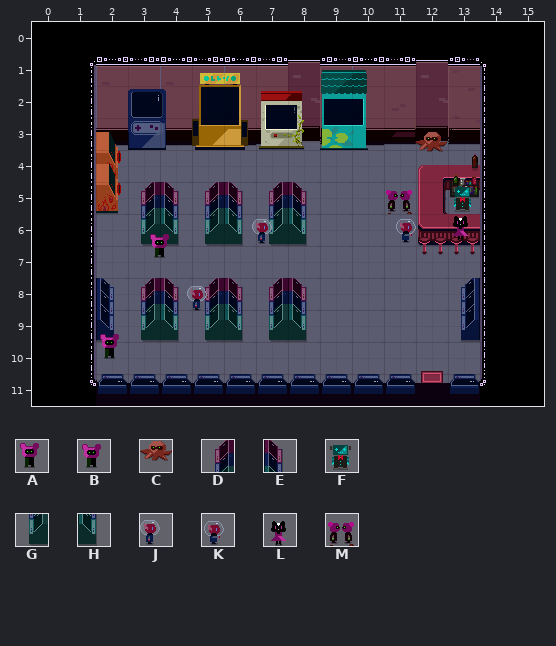
A Tiled map gets an edit: assets/data/gmtk_arcade.tmx. The picture above was drawn from the file before the commit.
Cells are 32x32 px. Shown: x 0..15, y 0..11. Tiles whose own drawing changed are shown in their newer look in all pictures.
Key: from "test": A 116, B 117, C 118, D 124, E 125, F 133, G 140, H 141, J 146, K 149, L 150, M 195.
_ is an empty cell.
Objects are placed by their top-left corner, in cells (3,4 is the top-left corner of cell 3,4); size is 1x1 cell unless given.
Layers that did not change in this view are not listed.
Layer "stuff" before, first column x 0:
 4 ___________
 5 ___DEDEDE__
 6 ___GHGHGH__
 7 ___________
 8 ___DEDEDE__
 9 ___GHGHGH__
10 ___________
11 ___________
Objects on layer "objects" before:
C at 12,3.4
F at 13,5
L at 12.9,5.8
K at 11.3,5.9
J at 6.9,6
B at 3.6,6.5
J at 4.8,8.1
A at 2,9.7
The same view after the edit:
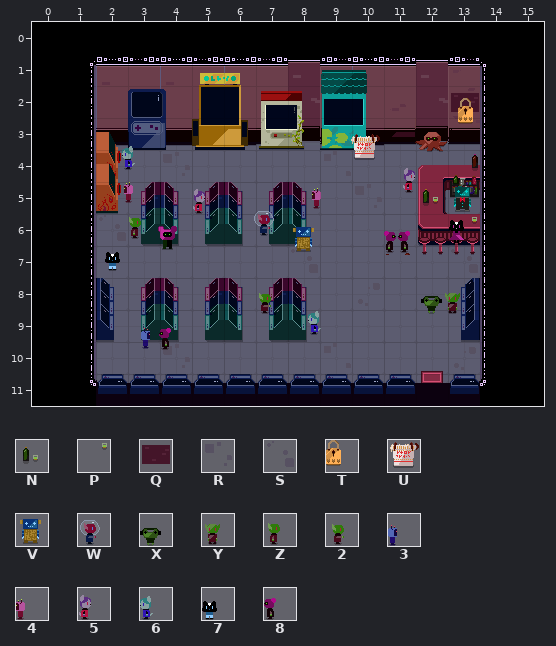
Further tiles: from "test": N 1, P 3, Q 17, R 26, S 28, T 32, U 100, V 132, W 148, X 152, Y 160, Z 162, 2 164, 3 165, 4 167, 5 178, 6 180, 7 182, 8 198.
The exact change:
Layer "stuff":
y 7: x 8 _ -> S
y 10: x 4 _ -> R
Layer "even more":
y 5: x 11..12 M_ -> _N
y 6: x 13 _ -> P
Layer "objects":
changed: B at 3.6,6.5 -> B at 3.8,6.2
added: Q at 13,2.1
added: T at 13.3,2.4
added: U at 9.9,3.4
added: 6 at 2.8,3.6
added: 5 at 11.6,4.3
added: 4 at 2.9,4.7
added: 4 at 8.8,4.8
added: 5 at 5,5
added: W at 6.9,5.7
added: Z at 2.9,5.8
added: V at 8,6.2
added: M at 10.9,6.3
added: 7 at 2.3,6.8
added: X at 12.2,8.1
added: Y at 12.8,8.2
added: 2 at 6.9,8.2
added: 6 at 8.6,8.8
added: 3 at 3.4,9.2
added: 8 at 4,9.2
removed: K at 11.3,5.9
removed: J at 6.9,6
removed: J at 4.8,8.1
removed: A at 2,9.7
